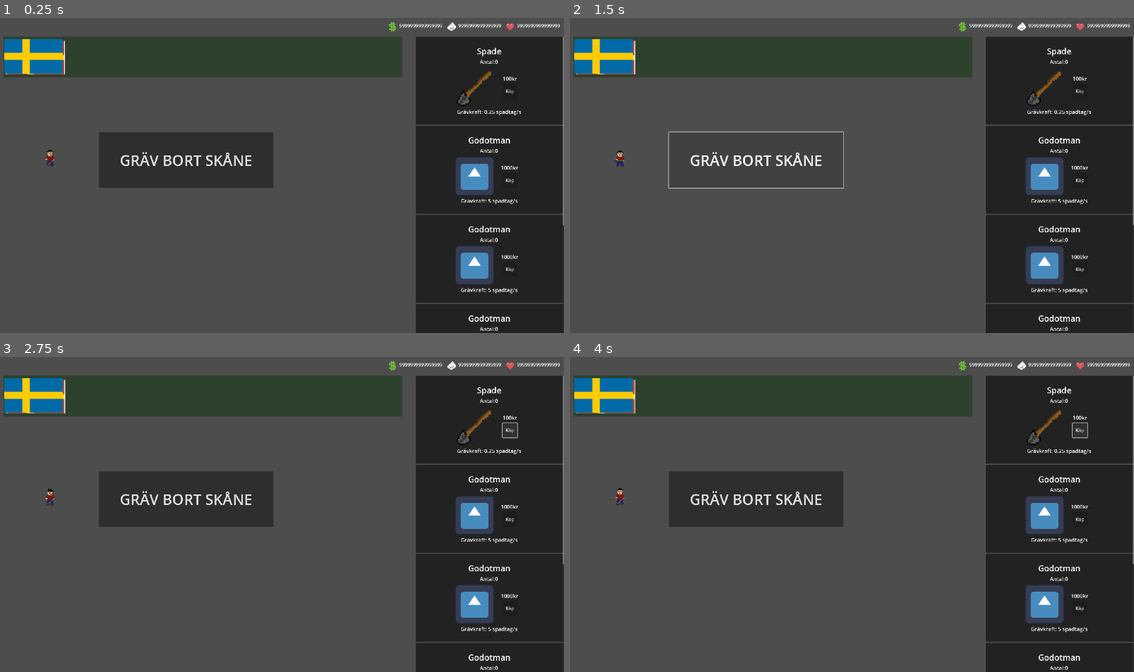
Above: before the commit, frames 1-4 (two rows, left to right).
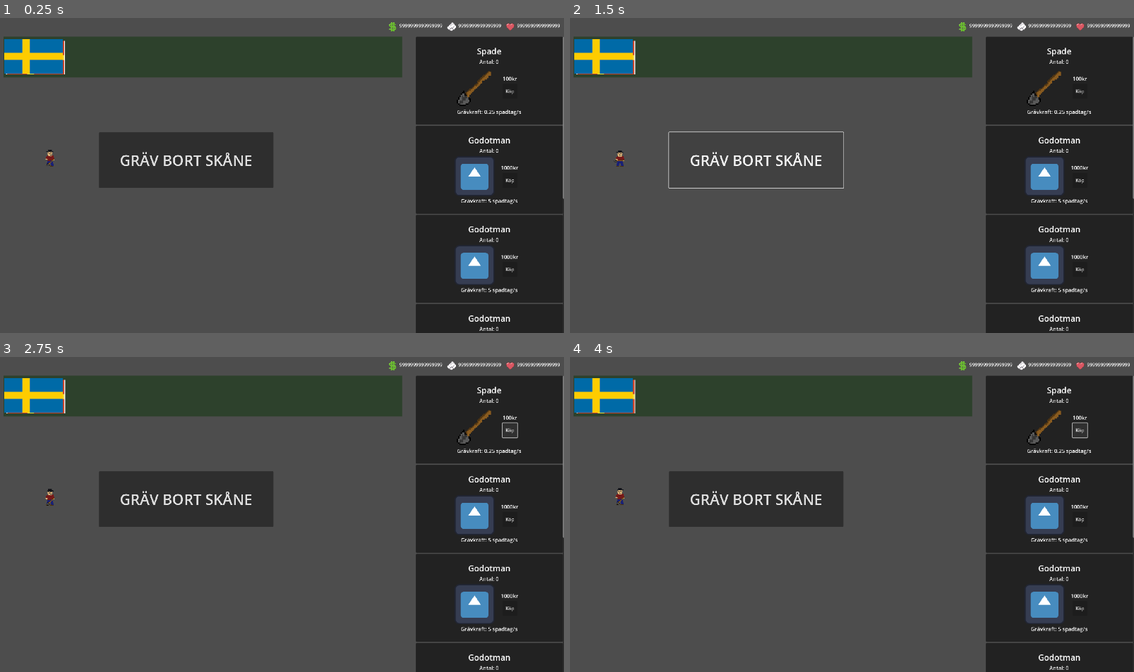
Above: after the commit, the same moments.

Repository: ARCsweden/GameJam2024SpringA
Game: Godot game, scene res://Scenes/main_scene.tscn
Two runs of this game, one before a commit and one after it. Both use one fixed random seed, a clock stepped at 60 frames per second and the inputs below. The engine's default icon, where the game draws it, is replaced by a stand-in: a white triangle on a blue panel in a dark square.
Inputs:
- Up to frame 1 (0.25 s): no input
- Up to frame 2 (1.5 s): click "Köp" at 0.5 s; click "GRÄV BORT SKÅNE" at 1.25 s
- Up to frame 3 (2.75 s): click "Köp" at 2 s
- Up to frame 4 (4 s): click "GRÄV BORT SKÅNE" at 2.75 s; click "Köp" at 3.5 s

The runs differ from the first frame. In frame 1, 0.1% of the frame differs, in the area x 84-100%, y 13-100%; in frame 2, 0.1%; in frame 3, 0.1%; in frame 4, 0.1%.

Commit message:
Added signal for equipment buying

Diff:
--- a/Assets/Resources/EquipmentSpade.tres
+++ b/Assets/Resources/EquipmentSpade.tres
@@ -9,3 +9,4 @@
 title = "Spade"
 cost = 100
 dig_power = 0.25
+amount = 0
--- a/Assets/Scripts/EquipmentRes.gd
+++ b/Assets/Scripts/EquipmentRes.gd
@@ -1,12 +1,14 @@
 extends Resource
+class_name EquipmentResource
 
 @export var icon : Texture2D
 @export var title : String
 @export var cost : int
 @export var dig_power : float
-
-func _init(p_icon = Texture2D.new(), p_title = "Equipment", p_cost = 100, p_dig_power = 1.0):
+@export var amount : int
+func _init(p_icon = Texture2D.new(), p_title = "Equipment", p_cost = 100, p_dig_power = 1.0, p_amount = 0):
 	icon = p_icon
 	title = p_title
 	cost = p_cost
 	dig_power = p_dig_power
+	amount = p_amount
--- /dev/null
+++ b/Scenes/UI/BuyMenu/BuyMenu.gd
@@ -0,0 +1,10 @@
+extends Control
+@onready var equipmentList : VBoxContainer = $ScrollContainer/VBoxContainer
+
+# Called when the node enters the scene tree for the first time.
+func _ready():
+	pass
+
+# Called every frame. 'delta' is the elapsed time since the previous frame.
+func _process(delta):
+	pass
--- a/Scenes/UI/BuyMenu/BuyMenu.tscn
+++ b/Scenes/UI/BuyMenu/BuyMenu.tscn
@@ -1,6 +1,7 @@
-[gd_scene load_steps=4 format=3 uid="uid://de47v2lao06h6"]
+[gd_scene load_steps=5 format=3 uid="uid://de47v2lao06h6"]
 
 [ext_resource type="PackedScene" uid="uid://bfknp1fl0yne6" path="res://Scenes/UI/BuyMenu/EquipmentPanel.tscn" id="1_pfy2o"]
+[ext_resource type="Script" path="res://Scenes/UI/BuyMenu/BuyMenu.gd" id="1_yc5rr"]
 [ext_resource type="Resource" uid="uid://ct7o78bqly4hr" path="res://Assets/Resources/EquipmentGodotman.tres" id="2_fg4qu"]
 [ext_resource type="Resource" uid="uid://ckya3ckdjl8hm" path="res://Assets/Resources/EquipmentSpade.tres" id="2_pyjm1"]
 
@@ -11,6 +12,7 @@
 anchor_bottom = 1.0
 grow_horizontal = 2
 grow_vertical = 2
+script = ExtResource("1_yc5rr")
 
 [node name="ScrollContainer" type="ScrollContainer" parent="."]
 layout_mode = 1
@@ -50,6 +52,6 @@
 layout_mode = 2
 res = ExtResource("2_fg4qu")
 
-[node name="EquipmentPanel4" parent="ScrollContainer/VBoxContainer/EquipmentPanel6" instance=ExtResource("1_pfy2o")]
+[node name="EquipmentPanel7" parent="ScrollContainer/VBoxContainer" instance=ExtResource("1_pfy2o")]
 layout_mode = 2
 res = ExtResource("2_fg4qu")
--- a/Scenes/UI/BuyMenu/EquipmentPanel.gd
+++ b/Scenes/UI/BuyMenu/EquipmentPanel.gd
@@ -1,4 +1,5 @@
 extends PanelContainer
+class_name EquipmentPanel
 
 @export var res : Resource
 @onready var texture = $MarginContainer/VBoxContainer/HBoxContainer/TextureRect
@@ -6,15 +7,22 @@
 @onready var dig_power_text = $MarginContainer/VBoxContainer/DigPowerLabel
 @onready var cost_text = $MarginContainer/VBoxContainer/HBoxContainer/VBoxContainer/CostLabel
 @onready var amount = $MarginContainer/VBoxContainer/AmountLabel
-
+@onready var buyButton = $MarginContainer/VBoxContainer/HBoxContainer/VBoxContainer/BuyButton
 # Called when the node enters the scene tree for the first time.
 func _ready():
 	texture.texture = res.icon
 	title.text = res.title
 	dig_power_text.text = "Grävkraft: " + str(res.dig_power) + " spadtag/s"
 	cost_text.text  = str(res.cost) +"kr"
+	amount.text = "Antal: " + str(res.amount)
+	buyButton.connect("button_up",buy)
 
-
+func buy():
+	if State.money >= res.cost:
+		res.amount += 1
+		amount.text = "Antal: " + str(res.amount)
+		State.money -= res.cost
+		Signals.emit_signal("equipment_bought",res)
 # Called every frame. 'delta' is the elapsed time since the previous frame.
 func _process(delta):
 	pass
--- a/Scenes/main_scene.tscn
+++ b/Scenes/main_scene.tscn
@@ -45,4 +45,3 @@
 
 [node name="AudioStreamPlayer" type="AudioStreamPlayer" parent="."]
 stream = ExtResource("6_1synw")
-autoplay = true
--- a/Scripts/Signals.gd
+++ b/Scripts/Signals.gd
@@ -5,3 +5,4 @@
 signal money_updated
 signal manpower_updated
 signal morale_updated
+signal equipment_bought
